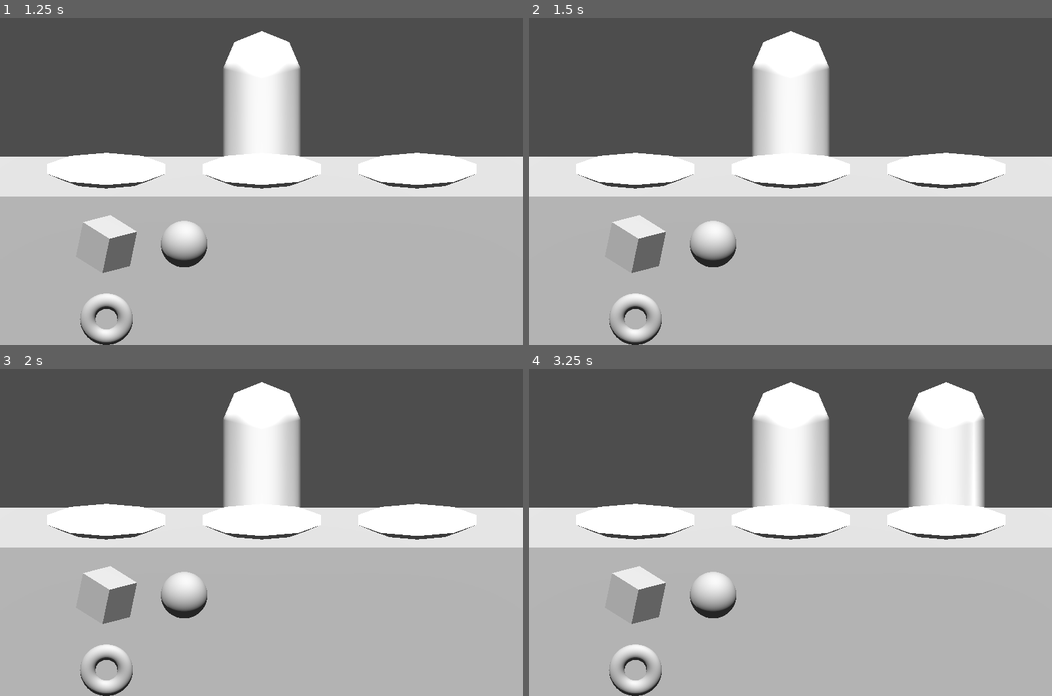
Above: before the commit, frames 1-4 (two rows, left to right).
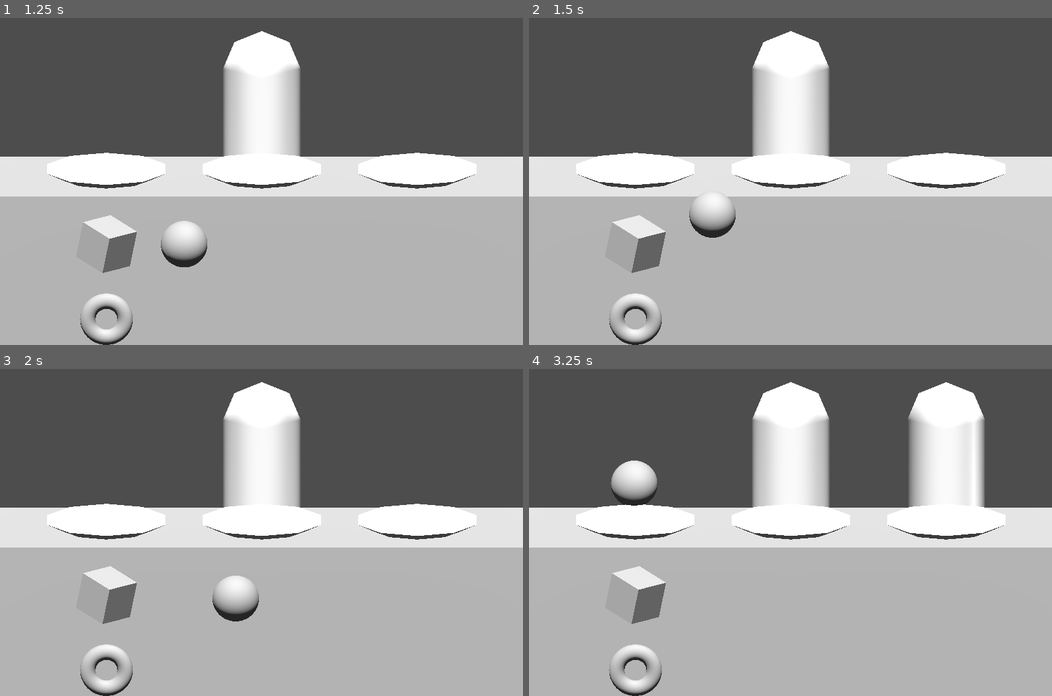
Above: after the commit, the same moments.

Repository: codie-sharp/faye-foods
Game: Godot game, scene res://MainScene.tscn
The game is run twice, just before and just after one commit, with the same random seed, the same clock (stepped at 60 frames per second) and the same inputs.
Inputs (mouse positions are in pixels of both pictures, inside the frame that each line leads up to):
- Up to frame 1 (1.25 s): move the mouse to (376, 165) at 0.52 s; click (376, 165) at 0.67 s
- Up to frame 2 (1.5 s): tap Enter at 1.25 s; drag from (685, 197) to (764, 246) at 1.27 s
- Up to frame 3 (2 s): no input
- Up to frame 4 (3.25 s): tap Space at 2 s; move the mouse to (842, 460) at 2.02 s; click (842, 460) at 2.17 s; drag from (764, 597) to (633, 483) at 2.77 s

Frame 1 is identical in both runs. In frame 2, 1.2% of the frame differs, in the area x 30-40%, y 54-77%; in frame 3, 1.5%; in frame 4, 1.7%, in the area x 15-40%, y 28-77%.

Commit message:
drag and drop finally working. Clipping issues need to set position in respect to collisions

Diff:
--- a/MainScene.tscn
+++ b/MainScene.tscn
@@ -6,8 +6,8 @@
 [ext_resource type="Script" path="res://PlateScript.gd" id="3_l1gvo"]
 [ext_resource type="Script" path="res://FoodScript.gd" id="5_6kl0y"]
 
-[sub_resource type="BoxMesh" id="BoxMesh_u8fmr"]
-size = Vector3(5, 1, 1)
+[sub_resource type="Environment" id="Environment_sry4h"]
+ambient_light_color = Color(1, 1, 1, 1)
 
 [sub_resource type="CylinderShape3D" id="CylinderShape3D_6d4kj"]
 height = 0.2
@@ -35,27 +35,33 @@
 radius = 0.4
 
 [sub_resource type="BoxShape3D" id="BoxShape3D_fcgb7"]
-size = Vector3(0.5, 0.5, 0.5)
+size = Vector3(0.3, 0.3, 0.3)
 
 [sub_resource type="BoxMesh" id="BoxMesh_d3ero"]
 size = Vector3(0.25, 0.25, 0.25)
 
-[sub_resource type="BoxShape3D" id="BoxShape3D_4c7bm"]
-size = Vector3(0.5, 0.5, 0.5)
+[sub_resource type="SphereShape3D" id="SphereShape3D_0qgj3"]
 
 [sub_resource type="SphereMesh" id="SphereMesh_63ioy"]
 radius = 0.15
 height = 0.3
 
-[sub_resource type="BoxShape3D" id="BoxShape3D_g4k7c"]
-size = Vector3(0.5, 0.5, 0.5)
+[sub_resource type="CylinderShape3D" id="CylinderShape3D_ds1pg"]
+height = 0.15
+radius = 0.2
 
 [sub_resource type="TorusMesh" id="TorusMesh_px0qh"]
 inner_radius = 0.07
 outer_radius = 0.17
 
-[sub_resource type="Environment" id="Environment_sry4h"]
-ambient_light_color = Color(1, 1, 1, 1)
+[sub_resource type="BoxMesh" id="BoxMesh_u8fmr"]
+size = Vector3(5, 1, 1)
+
+[sub_resource type="BoxShape3D" id="BoxShape3D_j6b60"]
+size = Vector3(5, 1, 1)
+
+[sub_resource type="BoxShape3D" id="BoxShape3D_y3u3a"]
+size = Vector3(5, 1, 0.1)
 
 [node name="Main" type="Node3D"]
 script = ExtResource("1_ffukx")
@@ -66,10 +72,19 @@
 fov = 65.0
 size = 2.1
 
-[node name="Counter" type="MeshInstance3D" parent="."]
-cast_shadow = 0
-mesh = SubResource("BoxMesh_u8fmr")
-skeleton = NodePath("")
+[node name="DirectionalLight3D" type="DirectionalLight3D" parent="."]
+transform = Transform3D(1, 0, 0, 0, 0.5, 0.866025, 0, -0.866025, 0.5, 0, 5, 3)
+light_energy = 3.0
+
+[node name="WorldEnvironment" type="WorldEnvironment" parent="."]
+environment = SubResource("Environment_sry4h")
+
+[node name="SpawnTimer" type="Timer" parent="."]
+wait_time = 2.0
+
+[node name="Counter" type="Area3D" parent="."]
+physics_interpolation_mode = 1
+input_capture_on_drag = true
 
 [node name="Seats" type="Node3D" parent="Counter"]
 
@@ -129,9 +144,12 @@
 
 [node name="Food1" type="Area3D" parent="Counter/Pantry"]
 transform = Transform3D(1, 0, 0, 0, 1, 0, 0, 0, 1, -1, 0.25, 0)
+input_capture_on_drag = true
 script = ExtResource("5_6kl0y")
 
 [node name="Collision" type="CollisionShape3D" parent="Counter/Pantry/Food1"]
+physics_interpolation_mode = 1
+transform = Transform3D(0.707107, 0.183013, 0.683013, 0, 0.965926, -0.258819, -0.707107, 0.183013, 0.683013, 0, 0, 0)
 shape = SubResource("BoxShape3D_fcgb7")
 
 [node name="MeshInstance3D" type="MeshInstance3D" parent="Counter/Pantry/Food1"]
@@ -140,10 +158,12 @@
 
 [node name="Food2" type="Area3D" parent="Counter/Pantry"]
 transform = Transform3D(1, 0, 0, 0, 1, 0, 0, 0, 1, -0.5, 0.25, 0)
+input_capture_on_drag = true
 script = ExtResource("5_6kl0y")
 
 [node name="Collision" type="CollisionShape3D" parent="Counter/Pantry/Food2"]
-shape = SubResource("BoxShape3D_4c7bm")
+physics_interpolation_mode = 1
+shape = SubResource("SphereShape3D_0qgj3")
 
 [node name="MeshInstance3D" type="MeshInstance3D" parent="Counter/Pantry/Food2"]
 transform = Transform3D(0.707107, 0.183013, 0.683013, 0, 0.965926, -0.258819, -0.707107, 0.183013, 0.683013, 0, 0, 0)
@@ -151,21 +171,26 @@
 
 [node name="Food3" type="Area3D" parent="Counter/Pantry"]
 transform = Transform3D(1, 0, 0, 0, 1, 0, 0, 0, 1, -1, -0.25, 0)
+input_capture_on_drag = true
 script = ExtResource("5_6kl0y")
 
 [node name="Collision" type="CollisionShape3D" parent="Counter/Pantry/Food3"]
-shape = SubResource("BoxShape3D_g4k7c")
+physics_interpolation_mode = 1
+transform = Transform3D(1, 0, 0, 0, -4.37114e-08, -1, 0, 1, -4.37114e-08, 0, 0, 0)
+shape = SubResource("CylinderShape3D_ds1pg")
 
 [node name="MeshInstance3D" type="MeshInstance3D" parent="Counter/Pantry/Food3"]
 transform = Transform3D(1, 0, 0, 0, -4.37114e-08, -1, 0, 1, -4.37114e-08, 0, 0, 0)
 mesh = SubResource("TorusMesh_px0qh")
 
-[node name="DirectionalLight3D" type="DirectionalLight3D" parent="."]
-transform = Transform3D(1, 0, 0, 0, 0.5, 0.866025, 0, -0.866025, 0.5, 0, 5, 3)
-light_energy = 3.0
+[node name="CounterMesh" type="MeshInstance3D" parent="Counter"]
+cast_shadow = 0
+mesh = SubResource("BoxMesh_u8fmr")
+skeleton = NodePath("")
 
-[node name="WorldEnvironment" type="WorldEnvironment" parent="."]
-environment = SubResource("Environment_sry4h")
+[node name="CounterCollision" type="CollisionShape3D" parent="Counter"]
+shape = SubResource("BoxShape3D_j6b60")
 
-[node name="SpawnTimer" type="Timer" parent="."]
-wait_time = 2.0
+[node name="BackdropCollision" type="CollisionShape3D" parent="Counter"]
+transform = Transform3D(1, 0, 0, 0, 1, 0, 0, 0, 1, 0, 1, -0.5)
+shape = SubResource("BoxShape3D_y3u3a")
--- a/MainScript.gd
+++ b/MainScript.gd
@@ -1,14 +1,14 @@
 extends Node3D
+
+@onready var camera = $Camera3D
+@onready var timer = $SpawnTimer
 
 var available_seats = []
 var pantry = []
-var camera
 var selected_food
 var is_dragging = false
 
 func _ready():
-	camera = get_viewport().get_camera_3d()
-
 	pantry = get_node("Counter/Pantry").get_children()
 	for food in pantry:
 		food.food_selected.connect(_on_food_selected)
@@ -19,7 +19,6 @@
 
 	spawn_char()
 
-	var timer = get_node("SpawnTimer")
 	timer.timeout.connect(spawn_char)
 	timer.start()
 
@@ -27,10 +26,17 @@
 	if event is InputEventMouseButton and !event.pressed:
 		is_dragging = false
 
-	# Get used to rays big dog
-	#elif is_dragging and event is InputEventMouseMotion:
-		#var world_pos = camera.project_position(event.position, 0)
-		#selected_food.global_transform.origin = Vector3(world_pos.x, world_pos.y, 0)
+	elif is_dragging and event is InputEventMouseMotion:
+		var space_state = get_world_3d().direct_space_state
+		var mousepos = get_viewport().get_mouse_position()
+
+		var origin = camera.project_ray_origin(mousepos)
+		var end = origin + camera.project_ray_normal(mousepos) * 10
+		var query = PhysicsRayQueryParameters3D.create(origin, end, 1, [selected_food])
+		query.collide_with_areas = true
+
+		var result = space_state.intersect_ray(query)
+		selected_food.global_transform.origin = result.position
 
 func _on_food_selected(food):
 	is_dragging = true
--- a/PlateScript.gd
+++ b/PlateScript.gd
@@ -6,7 +6,7 @@
 
 func _ready():
 	connect("input_event", _on_input_event)
-	connect("area_entered", _on_area_entered)
+	#connect("area_entered", _on_area_entered)
 
 func _on_input_event(_camera, event, _click_position, _click_normal, _shape_idx):
 	# Body entered?
@@ -16,6 +16,6 @@
 func change_state():
 	state = !state
 
-func _on_area_entered():
-	if state:
-		print("area_entered")
+#func _on_area_entered(area):
+	#if state:
+		#print(area, " area_entered")
Not shown: 1 places in MainScene.tscn that only renumber resources
